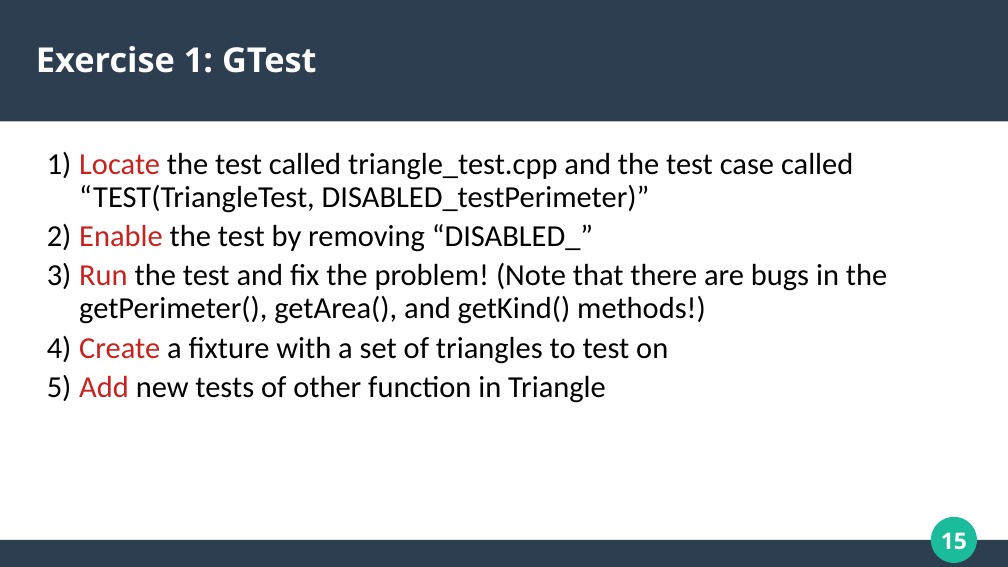
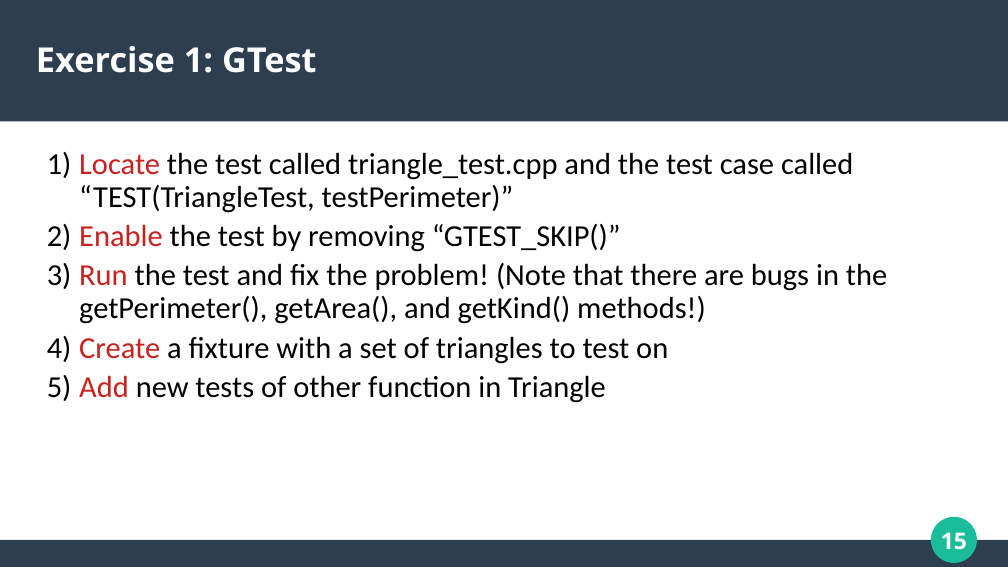
Before and after one commit to groskopf/gtest_training, a slide deck: slide 15 of presentation/presentation.odp. Drawn at 1008x567 pixels with LibreOffice and Linux fonts; fonts in the diff are those of the drawing. Boxes give left, top, right and bottom in pixels: in the first picture for what was removed or moved away, otherwise in the second. Text is boxed around its words. In the diff, an @@ line names an element or a change of style, - is before the commit and + after.

```diff
--- a/presentation/presentation.odp
+++ b/presentation/presentation.odp
@@ text at [79,152,853,252]: text changed @@
-1) Locate the test called triangle_test.cpp and the test case called “TEST(TriangleTest, DISABLED_testPerimeter)”
-2) Enable the test by removing “DISABLED_”
+1) Locate the test called triangle_test.cpp and the test case called “TEST(TriangleTest, testPerimeter)”
+2) Enable the test by removing “GTEST_SKIP()”
```
Also in this commit, not shown: 37 other slides changed, 32 slides added, 7 slides removed.
